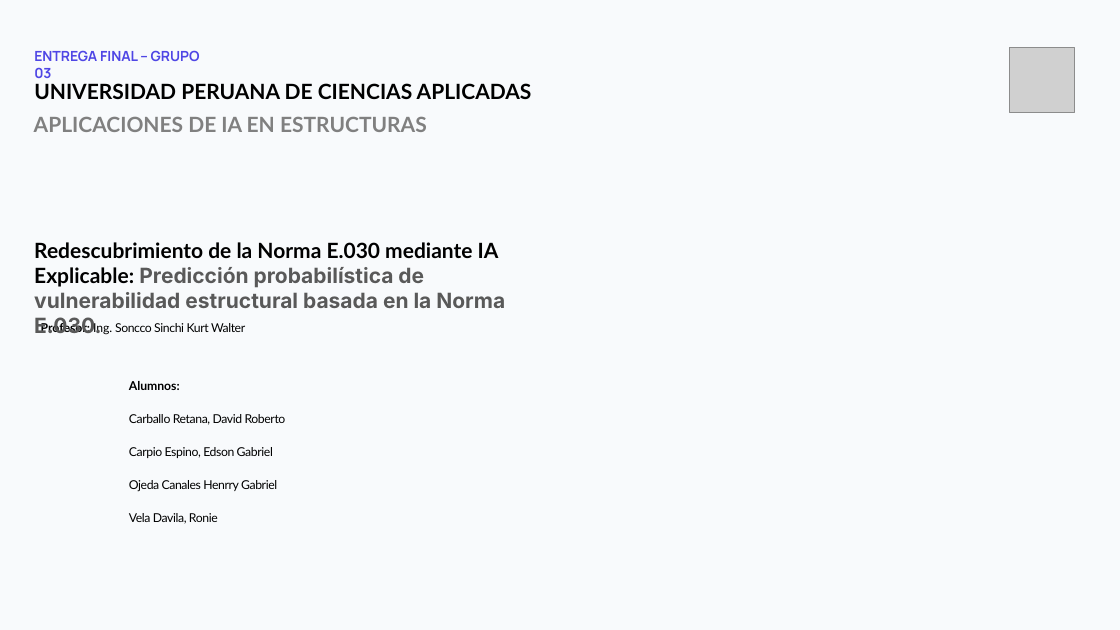
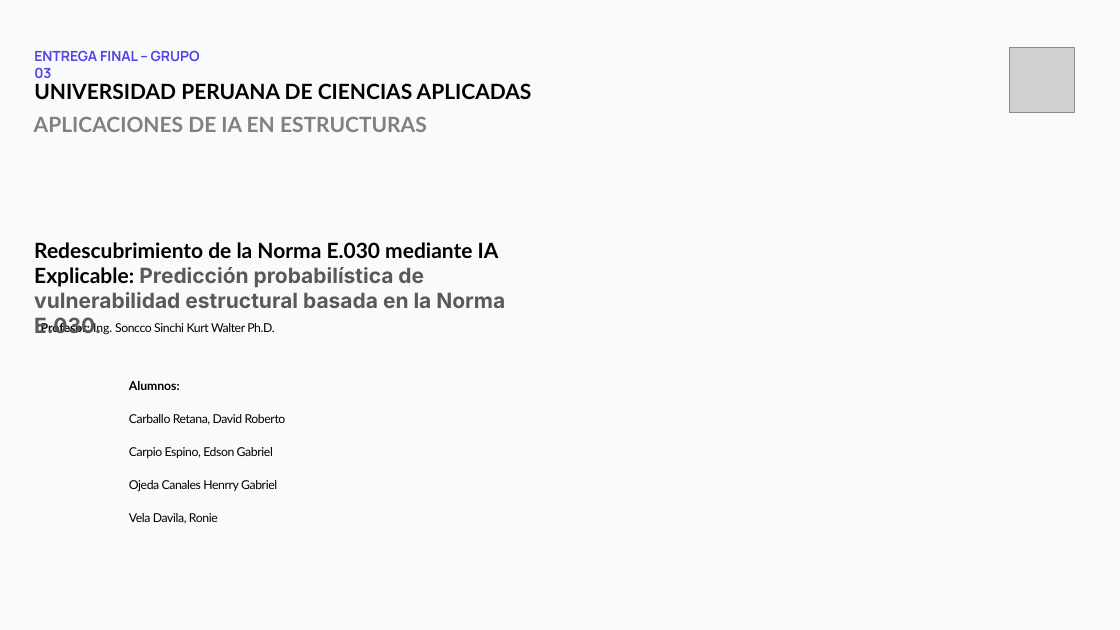
Before and after one commit to Henrry-Ojeda-1/IA---Grupo-03, a slide deck: slide 1 of 00 Presentacion.pptx. Drawn at 1120x630 pixels with LibreOffice and Linux fonts; fonts in the diff are those of the drawing; grey boxes stand for pictures. Boxes give left, top, right and bottom in pixels: in the first picture for what was removed or moved away, otherwise in the second. Text is boxed around its words. In the diff, an @@ line names an element or a change of style, - is before the commit and + after.

```diff
--- a/00 Presentacion.pptx
+++ b/00 Presentacion.pptx
@@ text at [41,322,274,336]: text changed @@
-Profesor: Ing. Soncco Sinchi Kurt Walter
+Profesor: Ing. Soncco Sinchi Kurt Walter Ph.D.
```
